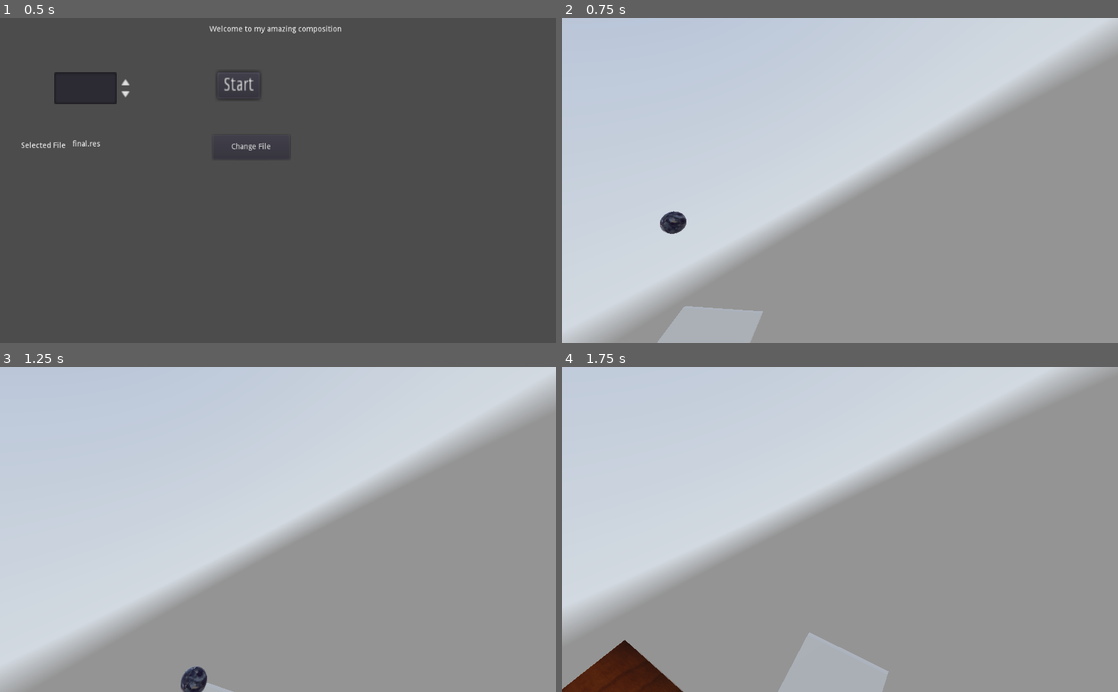
Above: before the commit, frames 1-4 (two rows, left to right).
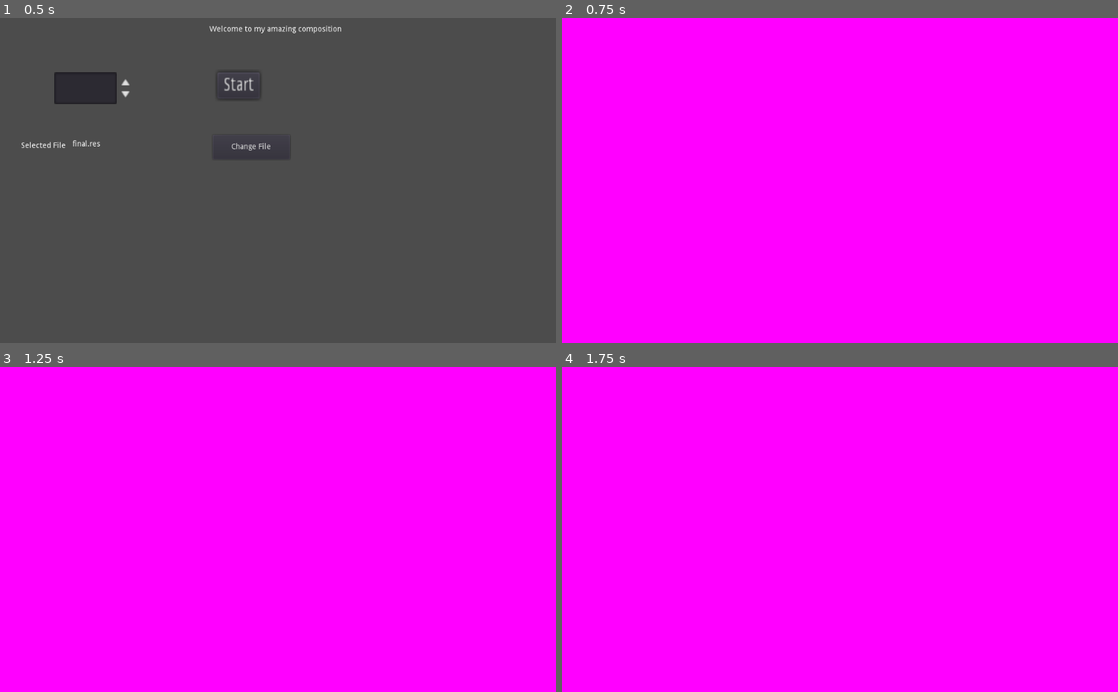
Above: after the commit, the same moments.

Repository: dmgarland/xylophone
Game: Godot game, scene res://MainMenu.tscn
The game is run twice, just before and just after one commit, with the same random seed, the same clock (stepped at 60 frames per second) and the same inputs. A sky picture missing from this copy of the repository is replaced by a grey-blue gradient.
Inputs:
- Up to frame 1 (0.5 s): no input
- Up to frame 2 (0.75 s): click "Start" at 0.5 s
- Up to frame 3 (1.25 s): no input
- Up to frame 4 (1.75 s): no input

Frame 1 is identical in both runs. In frame 2, 100% of the frame differs, in the area x 0-100%, y 0-100%; in frame 3, 100%; in frame 4, 100%.

Commit message:
Mac stuff

Diff:
--- a/Main.tscn
+++ b/Main.tscn
@@ -34,7 +34,6 @@
 [node name="CollisionShape" type="CollisionShape" parent="start_slope"]
 transform = Transform( 1, 0, 0, 0, 1, 0, 0, -2, 1, 0, 2, -1 )
 shape = SubResource( 3 )
-disabled = true
 
 [node name="shear" type="CSGBox" parent="start_slope/CollisionShape"]
 operation = 1
--- a/project.godot
+++ b/project.godot
@@ -28,6 +28,12 @@
 
 Global="*res://global.gd"
 
+[display]
+
+window/size/resizable=false
+window/size/fullscreen=true
+window/dpi/allow_hidpi=true
+
 [input]
 
 movement_forward={
@@ -38,7 +44,11 @@
 
 [rendering]
 
+quality/filters/sharpen_intensity=1.0
 quality/driver/driver_name="GLES2"
 vram_compression/import_etc=true
 vram_compression/import_etc2=false
+quality/filters/anisotropic_filter_level=8
+quality/filters/msaa=2
+quality/filters/use_fxaa=true
 environment/default_environment="res://default_env.tres"
Not shown, changed: export_presets.cfg
